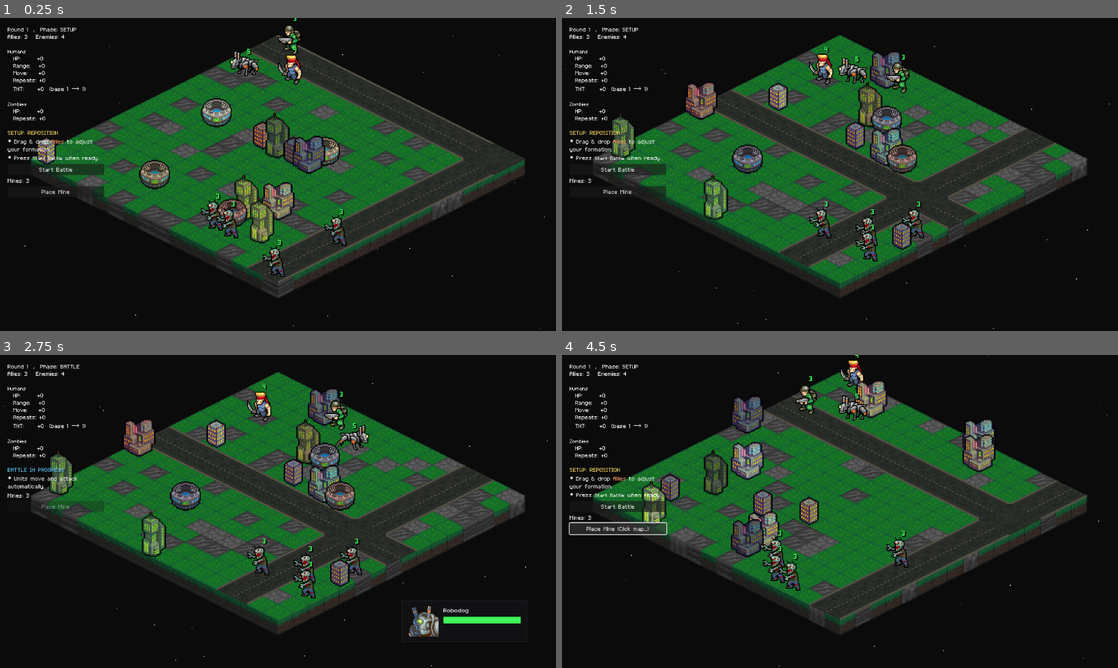
Above: before the commit, frames 1-4 (two rows, left to right).
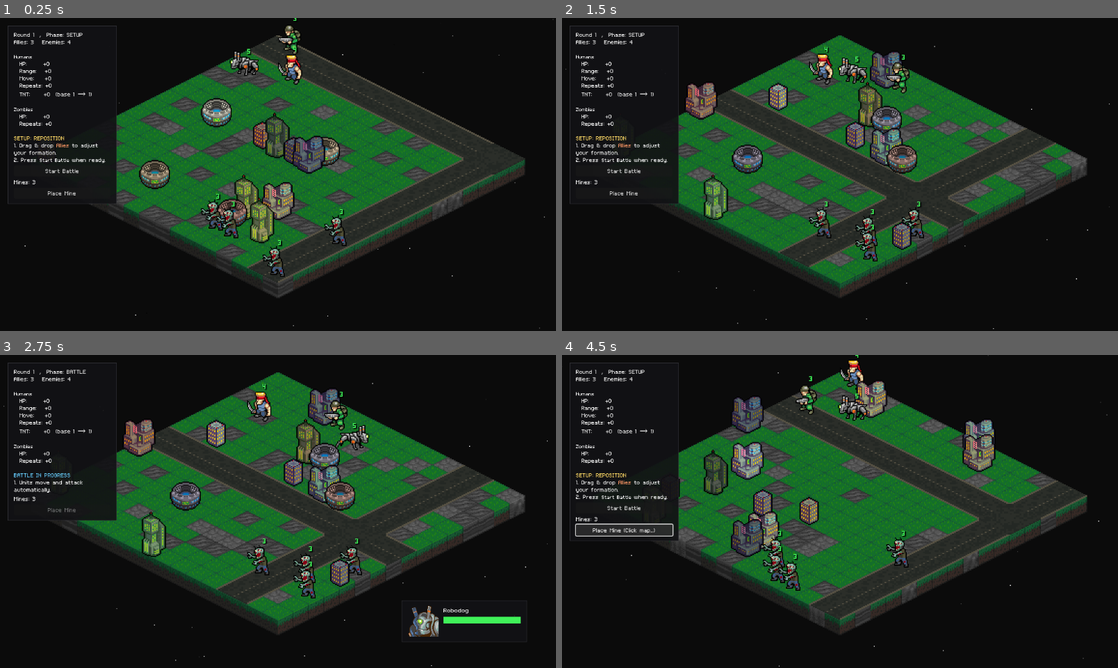
Above: after the commit, the same moments.

Repository: Tekknobot/MEKIII
Game: Godot game, scene res://scenes/Game.tscn
The game is run twice, just before and just after one commit, with the same random seed, the same clock (stepped at 60 frames per second) and the same inputs.
Inputs (mouse positions are in pixels of both pictures, inside the frame that each line leads up to):
- Up to frame 1 (0.25 s): no input
- Up to frame 2 (1.5 s): click "Start Battle" at 0.5 s; tap Enter at 1.25 s; move the mouse to (962, 158) at 1.27 s; tap R at 1.35 s; click (962, 158) at 1.42 s
- Up to frame 3 (2.75 s): click "Start Battle" at 2 s
- Up to frame 4 (4.5 s): drag from (728, 527) to (812, 574) at 2.77 s; move the mouse to (895, 442) at 3.52 s; tap R at 3.6 s; click (895, 442) at 3.67 s; click "Place Mine" at 4.25 s

The runs differ from the first frame. In frame 1, 3.9% of the frame differs, in the area x 1-21%, y 2-60%; in frame 2, 4.0%; in frame 3, 3.7%; in frame 4, 4.1%.

Commit message:
Add panel to ui info.

Diff:
--- a/scripts/game.gd
+++ b/scripts/game.gd
@@ -736,13 +736,45 @@
 	ui_root.offset_bottom = -16
 	ui_layer.add_child(ui_root)
 
+	# ✅ PANEL BEHIND (HUD-style)
+	var ui_panel := PanelContainer.new()
+	ui_panel.name = "UIPanel"
+	# IMPORTANT: keep width behavior the same as before (your VBox was 200px min)
+	ui_panel.size_flags_horizontal = Control.SIZE_SHRINK_BEGIN
+	ui_panel.size_flags_vertical = Control.SIZE_SHRINK_BEGIN
+	ui_root.add_child(ui_panel)
+
+	# HUD-like flat style
+	var panel_sb := StyleBoxFlat.new()
+	panel_sb.bg_color = Color(0.07, 0.07, 0.08, 0.92)
+	panel_sb.border_width_left = 1
+	panel_sb.border_width_top = 1
+	panel_sb.border_width_right = 1
+	panel_sb.border_width_bottom = 1
+	panel_sb.border_color = Color(0.20, 0.20, 0.22, 0.9)
+	panel_sb.corner_radius_top_left = 0
+	panel_sb.corner_radius_top_right = 0
+	panel_sb.corner_radius_bottom_left = 0
+	panel_sb.corner_radius_bottom_right = 0
+	ui_panel.add_theme_stylebox_override("panel", panel_sb)
+
+	# ✅ inner padding like HUD
+	var margin := MarginContainer.new()
+	margin.add_theme_constant_override("margin_left", 12)
+	margin.add_theme_constant_override("margin_right", 12)
+	margin.add_theme_constant_override("margin_top", 10)
+	margin.add_theme_constant_override("margin_bottom", 10)
+	ui_panel.add_child(margin)
+	ui_panel.custom_minimum_size = Vector2(220, 0) # 200 + left/right padding (12+12)
+
+	# Your existing VBox goes inside the margin
 	var v := VBoxContainer.new()
-	v.custom_minimum_size = Vector2(200, 0)
-
-	v.size_flags_horizontal = Control.SIZE_EXPAND_FILL
-	v.size_flags_vertical = Control.SIZE_EXPAND_FILL
-	ui_root.add_child(v)
-
+	v.custom_minimum_size = Vector2(200, 0)  # ✅ keeps same width as before
+	v.size_flags_horizontal = Control.SIZE_SHRINK_BEGIN
+	v.size_flags_vertical = Control.SIZE_SHRINK_BEGIN
+	margin.add_child(v)
+
+	# --- status ---
 	ui_status_label = RichTextLabel.new()
 	ui_status_label.autowrap_mode = TextServer.AUTOWRAP_WORD_SMART
 	ui_status_label.bbcode_enabled = true
@@ -752,13 +784,12 @@
 	if ui_font:
 		ui_status_label.add_theme_font_override("normal_font", ui_font)
 		ui_status_label.add_theme_font_size_override("normal_font_size", ui_font_size)
-
-		# optional (only matters if you ever use [b] or [i] tags)
 		ui_status_label.add_theme_font_override("bold_font", ui_font)
 		ui_status_label.add_theme_font_override("italics_font", ui_font)
 		ui_status_label.add_theme_font_override("bold_italics_font", ui_font)
 	v.add_child(ui_status_label)
 
+	# --- start button ---
 	ui_start_button = Button.new()
 	ui_start_button.text = "Start Battle"
 	ui_start_button.pressed.connect(_on_start_pressed)
@@ -783,6 +814,7 @@
 		ui_mine_button.add_theme_font_size_override("font_size", ui_font_size)
 	v.add_child(ui_mine_button)
 
+	# --- reward panel ---
 	ui_reward_panel = PanelContainer.new()
 	ui_reward_panel.visible = false
 	v.add_child(ui_reward_panel)
@@ -801,13 +833,8 @@
 	var b1 := Button.new(); b1.text = "+1 Max HP"; b1.pressed.connect(func(): _pick_reward(0))
 	var b2 := Button.new(); b2.text = "+1 Attack Range"; b2.pressed.connect(func(): _pick_reward(1))
 	var b3 := Button.new(); b3.text = "+1 TNT Damage"; b3.pressed.connect(func(): _pick_reward(2))
-	var b4 := Button.new(); b4.text = "+1 Attack Repeat";  b4.pressed.connect(func(): _pick_reward(3)) # ✅ NEW
-
-	var b5 := Button.new()
-	b5.text = "+1 Mine"
-	b5.pressed.connect(func(): _pick_reward(4))
-	ui_reward_buttons.append(b5)
-	rv.add_child(b5)
+	var b4 := Button.new(); b4.text = "+1 Attack Repeat"; b4.pressed.connect(func(): _pick_reward(3))
+	var b5 := Button.new(); b5.text = "+1 Mine"; b5.pressed.connect(func(): _pick_reward(4))
 
 	ui_reward_buttons = [b1, b2, b3, b4, b5]
 
@@ -1165,15 +1192,15 @@
 	# ---- Phase info ----
 	if state == GameState.SETUP:
 		lines.append("[color=#ffd966]SETUP: REPOSITION[/color]")
-		lines.append("• Drag & drop [color=#ff9966]Allies[/color] to adjust your formation.")
-		lines.append("• Press [b]Start Battle[/b] when ready.")
+		lines.append("1. Drag & drop [color=#ff9966]Allies[/color] to adjust your formation.")
+		lines.append("2. Press [b]Start Battle[/b] when ready.")
 	elif state == GameState.BATTLE:
 		lines.append("[color=#66ccff]BATTLE IN PROGRESS[/color]")
-		lines.append("• Units move and attack automatically.")
+		lines.append("1. Units move and attack automatically.")
 	elif state == GameState.REWARD:
 		lines.append("[color=#66ff66]ROUND COMPLETE[/color]")
-		lines.append("• Choose an upgrade to continue.")
-		lines.append("• Zombies scale over rounds — pick wisely.")
+		lines.append("1. Choose an upgrade to continue.")
+		lines.append("2. Zombies scale over rounds — pick wisely.")
 
 	ui_status_label.text = "\n".join(lines)
 
